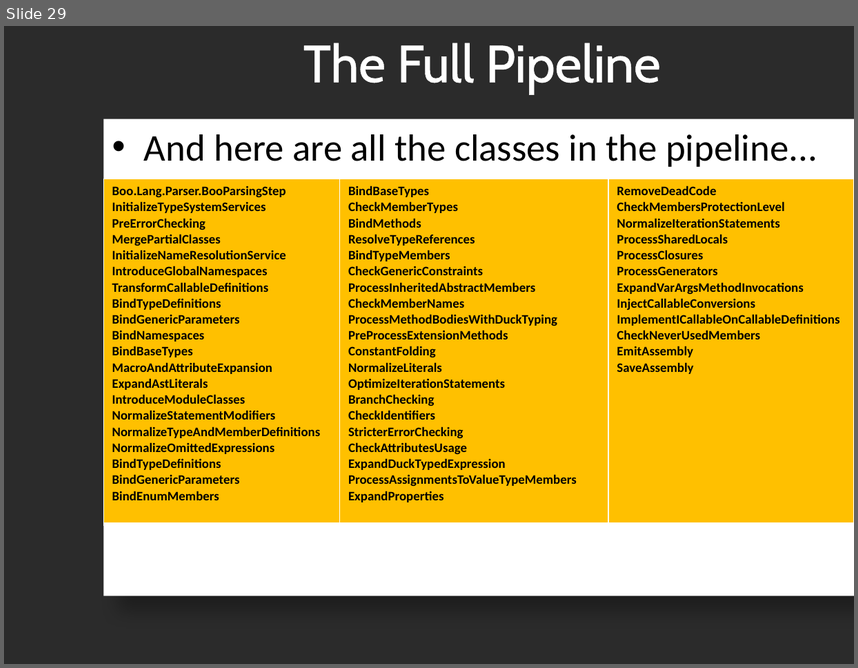
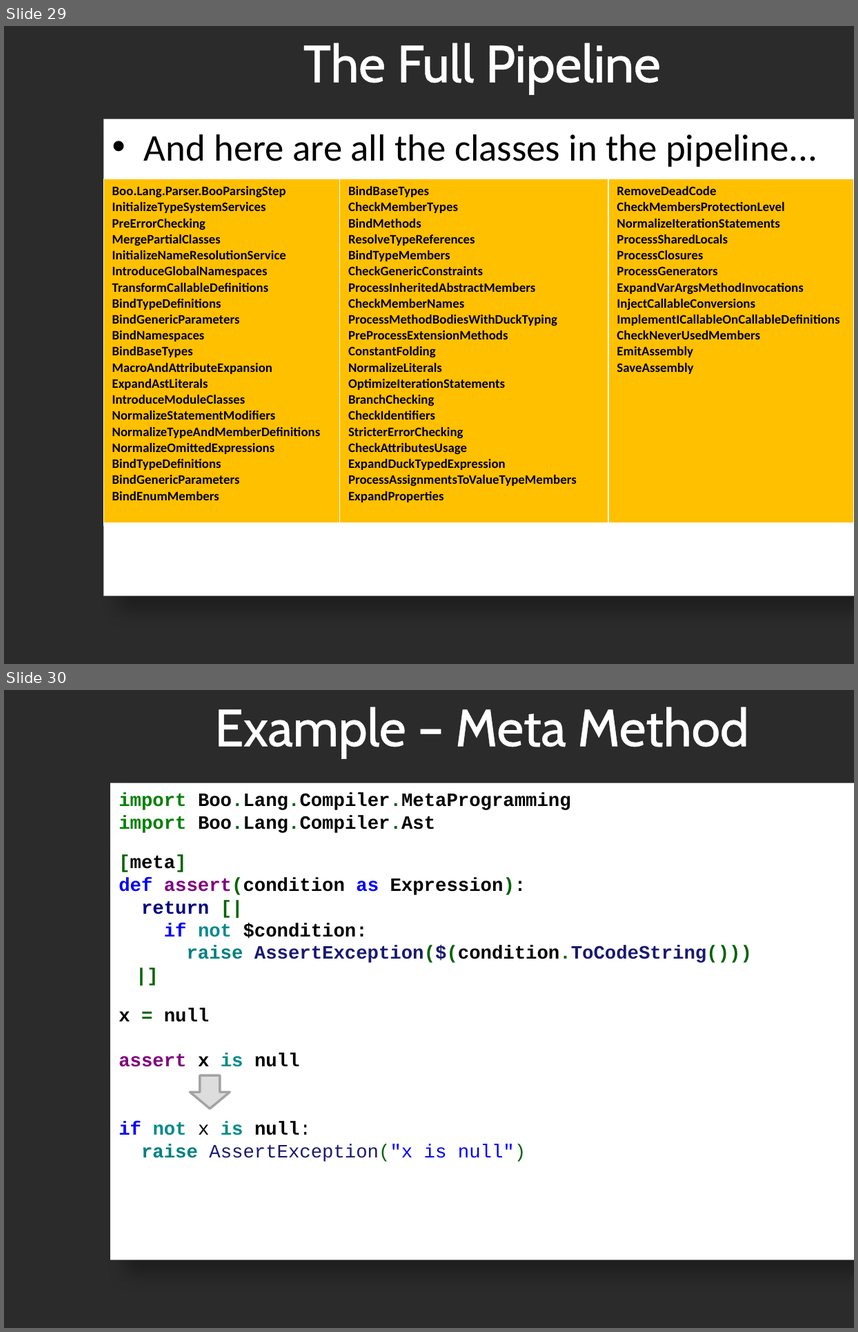
Before and after one commit to JFDu/devdefined-tools, a slide deck: presentations/2009/DSL/DSL_Presentation.pptx. Shown one above the other, each under a label of ours: slide 29 before the commit, slides 29 and 30 after it. The pictures are 858x668 and 858x1332 pixels, drawn with LibreOffice and Linux fonts; fonts in the diff are those of the drawing; background and template pictures are left out; a plain dark background stands for a picture behind light text. Boxes give left, top, right and bottom in pixels: in the first picture for what was removed or moved away, otherwise in the second. Text is boxed around its words. In the diff, an @@ line names an element or a change of style, - is before the commit and + after.

```diff
--- a/presentations/2009/DSL/DSL_Presentation.pptx
+++ b/presentations/2009/DSL/DSL_Presentation.pptx
@@ slide 30 added at (x1=4, y1=690, x2=854, y2=1328), background picture (left out) @@
@@ title added at (x1=215, y1=707, x2=749, y2=757), 44 pt, text #FFFFFF @@
+Example – Meta Method
@@ text added at (x1=110, y1=782, x2=854, y2=1259), fill #FFFFFF, 16 pt, text #000000, bold @@
+import Boo.Lang.Compiler.MetaProgramming
+import Boo.Lang.Compiler.Ast
+[meta]
+def assert(condition as Expression):
+return [|
+if not $condition:
+raise AssertException($(condition.ToCodeString()))
+|]
+x = null
+assert x is null
+if not x is null:
+raise AssertException("x is null")
@@ down arrow added at (x1=190, y1=1075, x2=230, y2=1108), fill #DDDDDD, outline #A3A3A3 2 pt @@
```
Also in this commit, not shown: 5 slides changed, 2 other slides added, 2 other files.
